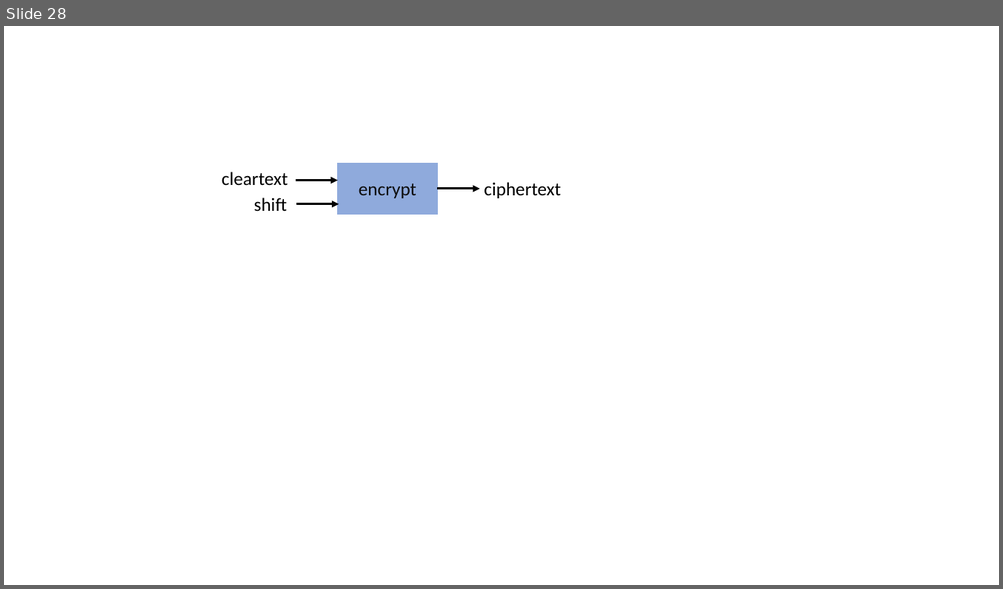
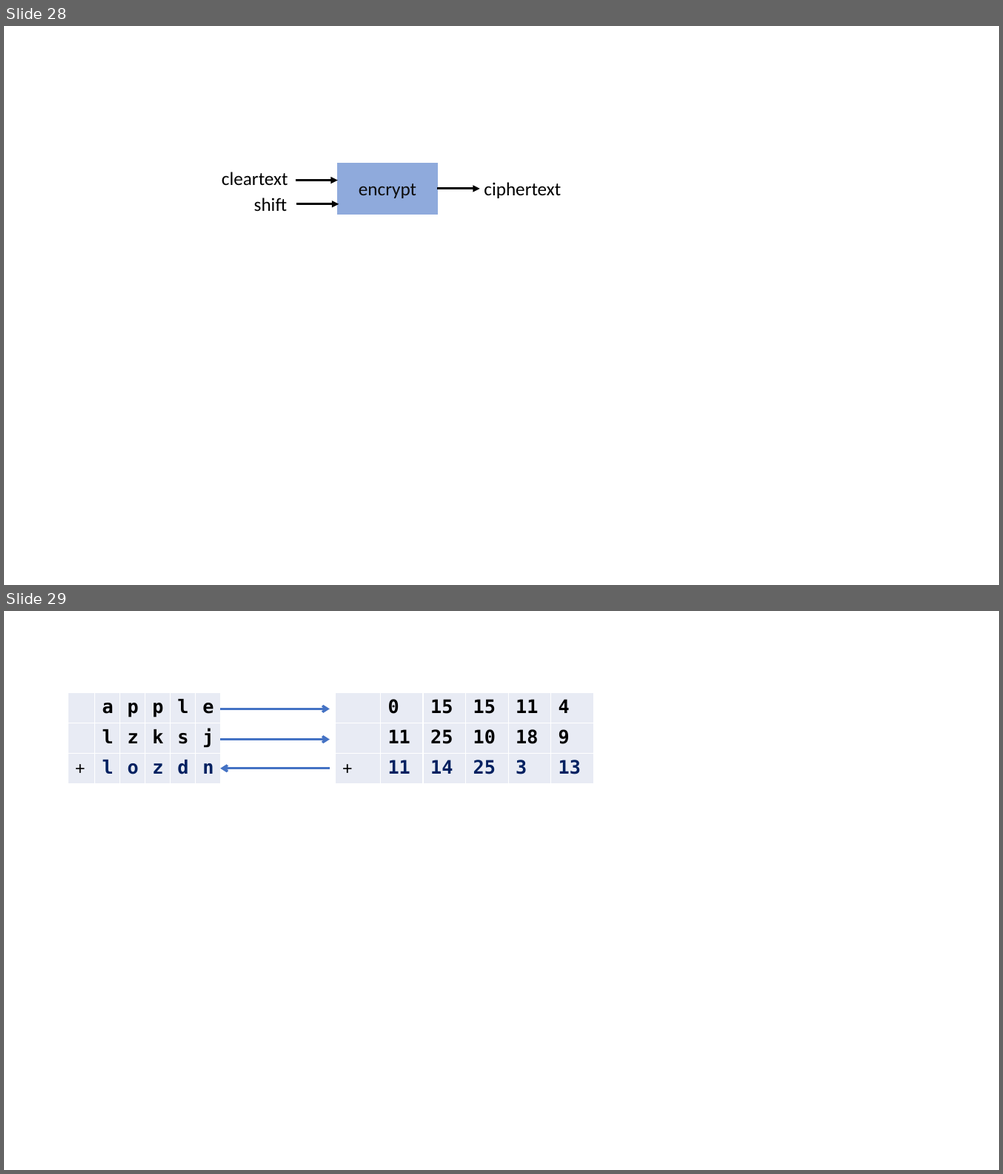
Before and after one commit to edharcourt/CS140, a slide deck: images/pygame_rect_window.pptx. Shown one above the other, each under a label of ours: slide 28 before the commit, slides 28 and 29 after it. The pictures are 1003x589 and 1003x1174 pixels, drawn with LibreOffice and Linux fonts; fonts in the diff are those of the drawing. Boxes give left, top, right and bottom in pixels: in the first picture for what was removed or moved away, otherwise in the second. Text is boxed around its words. In the diff, an @@ line names an element or a change of style, - is before the commit and + after.

```diff
--- a/images/pygame_rect_window.pptx
+++ b/images/pygame_rect_window.pptx
@@ slide 29 added at bbox=[4, 611, 999, 1170], background #FFFFFF @@
@@ table added at bbox=[68, 693, 222, 784], 3 rows, 6 columns @@
+ | a | p | p | l | e
+ | l | z | k | s | j
++ | l | o | z | d | n
@@ table added at bbox=[336, 693, 594, 784], 3 rows, 6 columns @@
+ | 0 | 15 | 15 | 11 | 4
+ | 11 | 25 | 10 | 18 | 9
++ | 11 | 14 | 25 | 3 | 13
@@ arrow added from (220, 709) to (330, 709), #4472C4 2.25 pt @@
@@ arrow added from (220, 739) to (330, 739), #4472C4 2.25 pt @@
@@ arrow added from (330, 769) to (220, 769), #4472C4 2.25 pt @@
```
Also in this commit, not shown: 1 other file.
